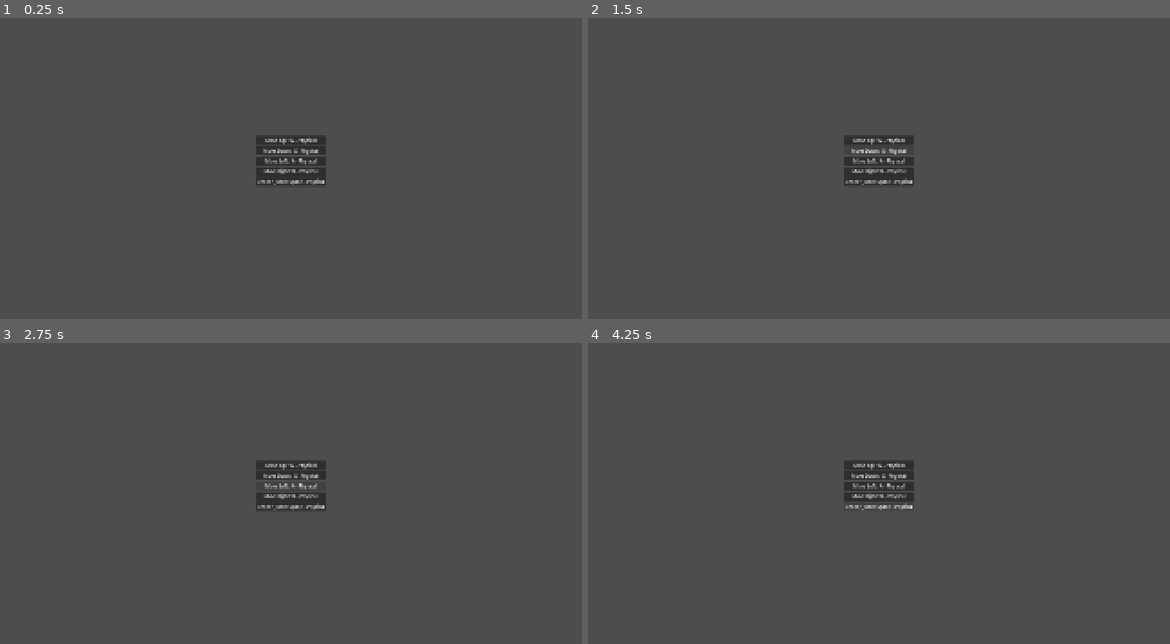
Above: before the commit, frames 1-4 (two rows, left to right).
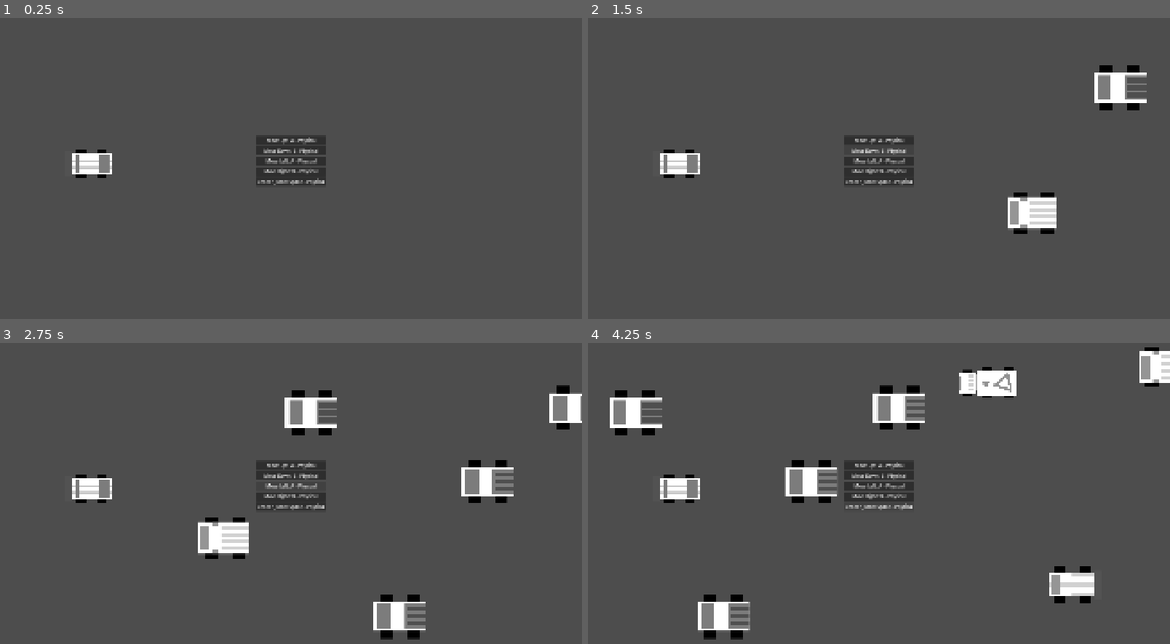
Above: after the commit, the same moments.

Repository: Yuna-Fr/AccessibilityGame
Game: Godot game, scene res://Scenes/Lvl_Main.tscn
The game is run twice, just before and just after one commit, with the same random seed, the same clock (stepped at 60 frames per second) and the same inputs.
Inputs:
- Up to frame 1 (0.25 s): no input
- Up to frame 2 (1.5 s): click "Move Up: W - Physical" at 0.5 s; click "Move Down: S - Physical" at 1.25 s
- Up to frame 3 (2.75 s): click "Move Left: A - Physical" at 2 s
- Up to frame 4 (4.25 s): click "Move Right: D - Physical" at 2.75 s; click "Shoot / Jump: Space - Physical" at 3.5 s

The runs differ from the first frame. In frame 1, 0.8% of the frame differs, in the area x 12-55%, y 40-54%; in frame 2, 2.7%; in frame 3, 5.4%; in frame 4, 6.9%, in the area x 3-100%, y 1-99%.

Commit message:
Fix debug bindings

Diff:
--- a/Prefabs/P_Ship.tscn
+++ b/Prefabs/P_Ship.tscn
@@ -8,7 +8,7 @@
 size = Vector2(100, 115)
 
 [sub_resource type="RectangleShape2D" id="RectangleShape2D_f6gr6"]
-size = Vector2(71, 96)
+size = Vector2(94.5, 96)
 
 [node name="Ship" type="CharacterBody2D" unique_id=1557541334]
 motion_mode = 1
@@ -20,5 +20,5 @@
 texture = ExtResource("2_6wsb7")
 
 [node name="CollisionShape2D" type="CollisionShape2D" parent="." unique_id=2135757618]
-position = Vector2(9, 0)
+position = Vector2(-2.75, 0)
 shape = SubResource("RectangleShape2D_f6gr6")
--- a/Scenes/Lvl_Main.tscn
+++ b/Scenes/Lvl_Main.tscn
@@ -4,7 +4,9 @@
 
 [node name="Main" type="Node" unique_id=851250145]
 
-[node name="Control" type="Control" parent="." unique_id=1809638006 node_paths=PackedStringArray("move_up_btn", "move_down_btn", "move_left_btn", "move_right_btn", "action_btn")]
+[node name="MenuLayer" type="CanvasLayer" parent="." unique_id=1383524908]
+
+[node name="Control" type="Control" parent="MenuLayer" unique_id=1809638006 node_paths=PackedStringArray("move_up_btn", "move_down_btn", "move_left_btn", "move_right_btn", "action_btn")]
 layout_mode = 3
 anchors_preset = 15
 anchor_right = 1.0
@@ -20,7 +22,7 @@
 move_right_btn = NodePath("CenterContainer/VBoxContainer/Button_Right")
 action_btn = NodePath("CenterContainer/VBoxContainer/Button_Action")
 
-[node name="CenterContainer" type="CenterContainer" parent="Control" unique_id=1982409438]
+[node name="CenterContainer" type="CenterContainer" parent="MenuLayer/Control" unique_id=1982409438]
 layout_mode = 1
 anchors_preset = 15
 anchor_right = 1.0
@@ -28,25 +30,25 @@
 grow_horizontal = 2
 grow_vertical = 2
 
-[node name="VBoxContainer" type="VBoxContainer" parent="Control/CenterContainer" unique_id=266023372]
+[node name="VBoxContainer" type="VBoxContainer" parent="MenuLayer/Control/CenterContainer" unique_id=266023372]
 layout_mode = 2
 
-[node name="Button_Up" type="Button" parent="Control/CenterContainer/VBoxContainer" unique_id=1196333855]
+[node name="Button_Up" type="Button" parent="MenuLayer/Control/CenterContainer/VBoxContainer" unique_id=1196333855]
 layout_mode = 2
 text = "ggg"
 
-[node name="Button_Down" type="Button" parent="Control/CenterContainer/VBoxContainer" unique_id=1750421717]
+[node name="Button_Down" type="Button" parent="MenuLayer/Control/CenterContainer/VBoxContainer" unique_id=1750421717]
 layout_mode = 2
 text = "gggg"
 
-[node name="Button_Left" type="Button" parent="Control/CenterContainer/VBoxContainer" unique_id=812200971]
+[node name="Button_Left" type="Button" parent="MenuLayer/Control/CenterContainer/VBoxContainer" unique_id=812200971]
 layout_mode = 2
 text = "ggg"
 
-[node name="Button_Right" type="Button" parent="Control/CenterContainer/VBoxContainer" unique_id=806511399]
+[node name="Button_Right" type="Button" parent="MenuLayer/Control/CenterContainer/VBoxContainer" unique_id=806511399]
 layout_mode = 2
 text = "gggg"
 
-[node name="Button_Action" type="Button" parent="Control/CenterContainer/VBoxContainer" unique_id=1908981265]
+[node name="Button_Action" type="Button" parent="MenuLayer/Control/CenterContainer/VBoxContainer" unique_id=1908981265]
 layout_mode = 2
 text = "fgg"
--- a/Scripts/Managers/S_InputManager.gd
+++ b/Scripts/Managers/S_InputManager.gd
@@ -1,6 +1,14 @@
 extends Control
 
 const CONFIG_PATH := "user://keybindings.cfg"
+
+const REBINDABLE_ACTIONS := [
+	"Move_Up",
+	"Move_Down",
+	"Move_Left",
+	"Move_Right",
+	"Action"
+]
 
 @export var move_up_btn : Button
 @export var move_down_btn : Button
@@ -22,6 +30,7 @@
 	action_btn.pressed.connect(func(): start_rebind("Action"))
 
 #region Input Capture and Rebinding
+
 func _input(event):
 	if not waiting_for_input: return
 
@@ -37,24 +46,27 @@
 	action_to_rebind = action
 
 func rebind_action(action: String, event: InputEventKey):
-	InputMap.action_erase_events(action)
+	# Remove ONLY keyboard bindings for this action
+	for ev in InputMap.action_get_events(action):
+		if ev is InputEventKey:
+			InputMap.action_erase_event(action, ev)
 
-	var ev := InputEventKey.new()
-	ev.keycode = event.keycode
-	ev.pressed = true
+	var new_event := InputEventKey.new()
+	new_event.keycode = event.keycode
+	new_event.pressed = true
 
-	InputMap.action_add_event(action, ev)
+	InputMap.action_add_event(action, new_event)
+
+
 func update_button_labels():
-	move_up_btn.text = "Move Up:  " + get_action_key("Move_Up")
-	move_down_btn.text = "Move Down:  " + get_action_key("Move_Down")
-	move_left_btn.text  = "Move Left:  " + get_action_key("Move_Left")
+	move_up_btn.text = "Move Up: " + get_action_key("Move_Up")
+	move_down_btn.text = "Move Down: " + get_action_key("Move_Down")
+	move_left_btn.text = "Move Left: " + get_action_key("Move_Left")
 	move_right_btn.text = "Move Right: " + get_action_key("Move_Right")
 	action_btn.text = "Shoot / Jump: " + get_action_key("Action")
 
 func get_action_key(action: String) -> String:
-	var events = InputMap.action_get_events(action)
-
-	for ev in events:
+	for ev in InputMap.action_get_events(action):
 		if ev is InputEventKey:
 			return ev.as_text()
 	return "Unassigned"
@@ -65,9 +77,8 @@
 func save_bindings():
 	var cfg := ConfigFile.new()
 
-	for action in InputMap.get_actions():
-		var events = InputMap.action_get_events(action)
-		for ev in events:
+	for action in REBINDABLE_ACTIONS:
+		for ev in InputMap.action_get_events(action):
 			if ev is InputEventKey:
 				cfg.set_value("keys", action, ev.keycode)
 				break
@@ -76,15 +87,21 @@
 
 func load_bindings():
 	var cfg := ConfigFile.new()
-	if cfg.load(CONFIG_PATH) != OK:
-		return
+	if cfg.load(CONFIG_PATH) != OK: return
 
-	for action in cfg.get_section_keys("keys"):
-		var ev := InputEventKey.new()
-		ev.keycode = cfg.get_value("keys", action)
-		ev.pressed = true
+	for action in REBINDABLE_ACTIONS:
+		if not cfg.has_section_key("keys", action):
+			continue
 
-		InputMap.action_erase_events(action)
-		InputMap.action_add_event(action, ev)
+		# Remove only keyboard bindings
+		for ev in InputMap.action_get_events(action):
+			if ev is InputEventKey:
+				InputMap.action_erase_event(action, ev)
+
+		var new_event := InputEventKey.new()
+		new_event.keycode = cfg.get_value("keys", action)
+		new_event.pressed = true
+
+		InputMap.action_add_event(action, new_event)
 
 #endregion
--- a/Scripts/S_ControllerShooter.gd
+++ b/Scripts/S_ControllerShooter.gd
@@ -5,9 +5,6 @@
 @export var reload_time := 1
 
 var can_shoot := true
-
-func _ready():
-	pass
 
 func _physics_process(delta):
 
--- a/project.godot
+++ b/project.godot
@@ -17,7 +17,7 @@
 
 [autoload]
 
-GameManager="*uid://sc25ea4qlc2e"
+GameManager="*uid://dexxyfu6ae6js"
 
 [display]
 
